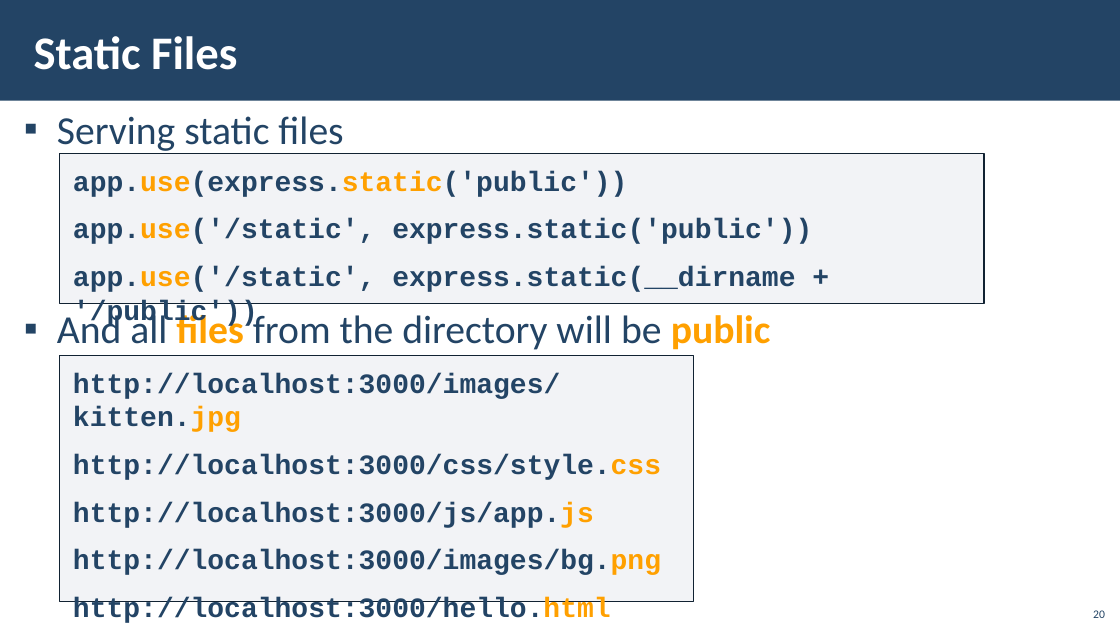
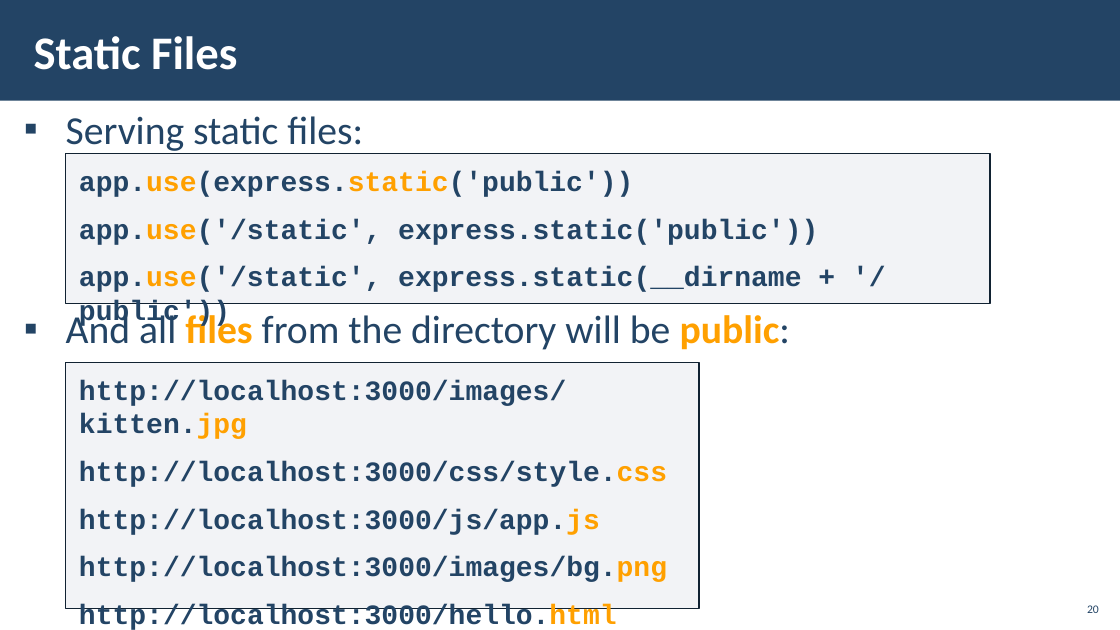
Before and after one commit to IvanVarbanov/SoftUni, a slide deck: slide 20 of JavaScript/05.JavaScript-Back-End/05.ExpressJS-and-Templating/03. ExpressJS-and-Templating.pptx. Drawn at 1120x630 pixels with LibreOffice and Linux fonts; fonts in the diff are those of the drawing; background and template pictures are left out. Boxes give left, top, right and bottom in pixels: in the first picture for what was removed or moved away, otherwise in the second. Text is boxed around its words. In the diff, an @@ line names an element or a change of style, - is before the commit and + after.

```diff
--- a/JavaScript/05.JavaScript-Back-End/05.ExpressJS-and-Templating/03. ExpressJS-and-Templating.pptx
+++ b/JavaScript/05.JavaScript-Back-End/05.ExpressJS-and-Templating/03. ExpressJS-and-Templating.pptx
@@ text at (66, 116, 790, 350): text changed @@
-▪ Serving static files
-▪ And all files from the directory will be public
+▪ Serving static files:
+▪ And all files from the directory will be public:
@@ rectangle "app.use(express.static('public'))": place and size @@
-rectangle "app.use(express.static('public'))" at (60, 154, 984, 304)
+rectangle "app.use(express.static('public'))" at (66, 154, 990, 304)
@@ rectangle "app.use(express.static('public'))" at (66, 154, 990, 304): more space between paragraphs; fill #ACB4C3 at 15% opacity to #ADB4C3 at 15% opacity; outline #112232 1 pt to #112233 1 pt @@
@@ rectangle "http://localhost:3000/images/kitten.jpg" at (66, 362, 699, 608): more space between paragraphs; fill #ACB4C3 at 15% opacity to #ADB4C3 at 15% opacity; outline #112232 1 pt to #112233 1 pt @@
@@ rectangle "http://localhost:3000/images/kitten.jpg": place and size @@
-rectangle "http://localhost:3000/images/kitten.jpg" at (60, 355, 693, 602)
+rectangle "http://localhost:3000/images/kitten.jpg" at (66, 362, 699, 608)
@@ page number at (1087, 605, 1099, 613): vertical alignment bottom to middle @@
```
Also in this commit, not shown: 31 other slides changed, 7 slides added, 4 slides removed, 26 other files.
